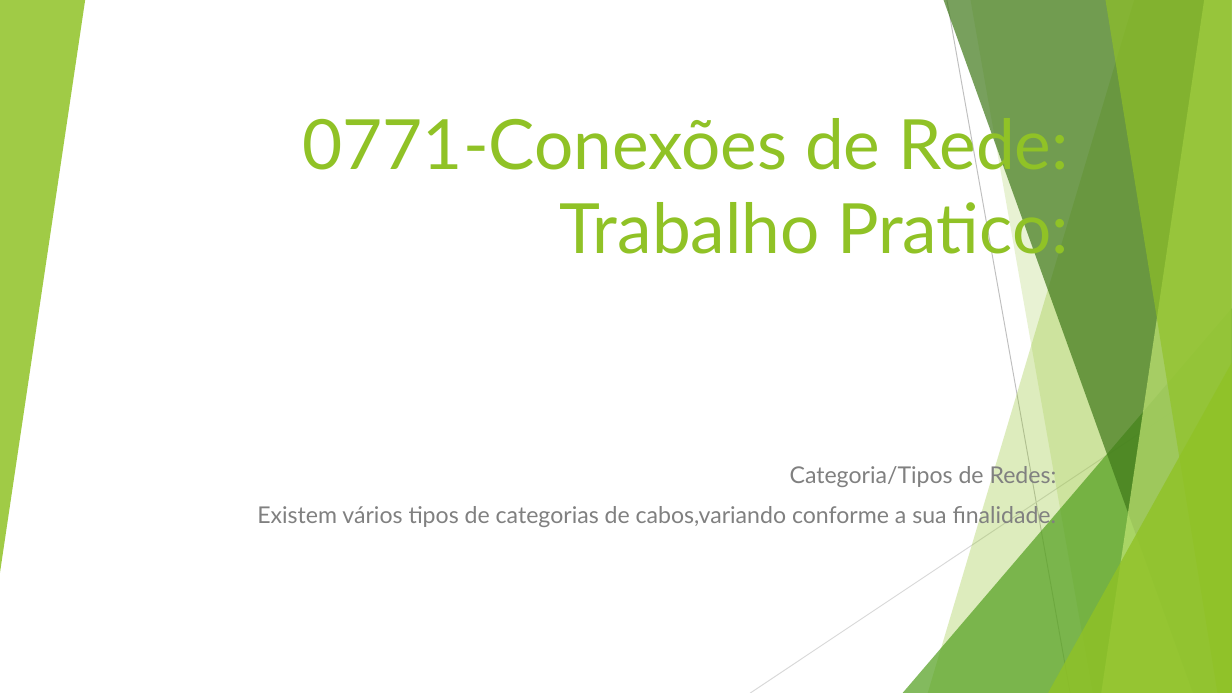
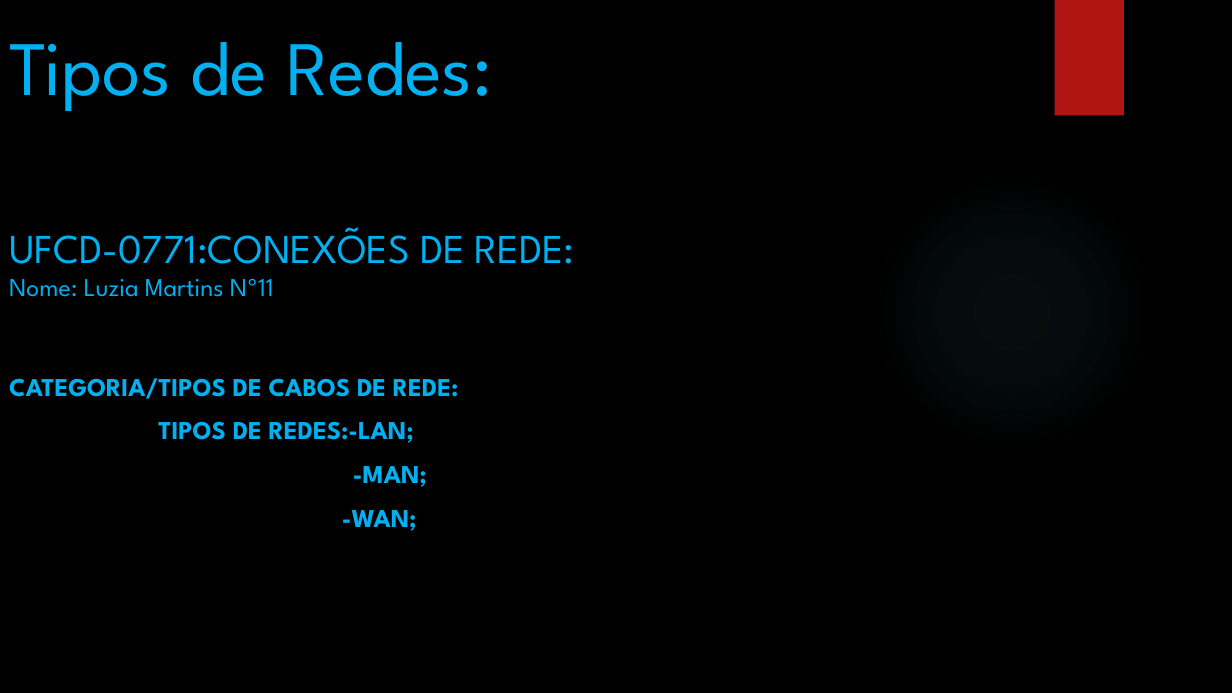
Before and after one commit to luziamartins/luziamartins, a slide deck: slide 1 of 0771-Tipos de Redes-trabalho pratico.pptx. Drawn at 1232x693 pixels with LibreOffice and Linux fonts; fonts in the diff are those of the drawing; background and template pictures are left out. Boxes give left, top, right and bottom in pixels: in the first picture for what was removed or moved away, otherwise in the second. Text is boxed around its words. In the diff, an @@ line names an element or a change of style, - is before the commit and + after.

```diff
--- a/0771-Tipos de Redes-trabalho pratico.pptx
+++ b/0771-Tipos de Redes-trabalho pratico.pptx
@@ background #FFFFFF to picture (left out) @@
@@ group removed at <box>0,0,1232,693</box>: 5 freeform shapes, 3 triangles, 2 lines @@
@@ rectangle added at <box>1055,0,1124,116</box>, fill #B01513 @@
@@ title at <box>9,42,575,297</box>: text changed; size 54 to 32 pt; font Lato to League Spartan; text colour #90C226 to #00B0F0 @@
-0771-Conexões de Rede:
-Trabalho Pratico:
+Tipos de Redes:
+UFCD-0771:CONEXÕES DE REDE:
+Nome: Luzia Martins Nº11
@@ ellipse added at <box>870,169,1154,454</box>, fill gradient #50B9C1 @@
@@ subtitle at <box>9,378,458,531</box>: text changed; size 18 to 20 pt; font Lato to League Spartan; text colour #808080 to #00B0F0; bold on @@
-Categoria/Tipos de Redes:
-Existem vários tipos de categorias de cabos,variando conforme a sua finalidade.
+CATEGORIA/TIPOS DE CABOS DE REDE:
+TIPOS DE REDES:-LAN;
+-MAN;
+-WAN;
```
Also in this commit, not shown: 8 other slides changed, 6 slides added, 15 slides removed.
